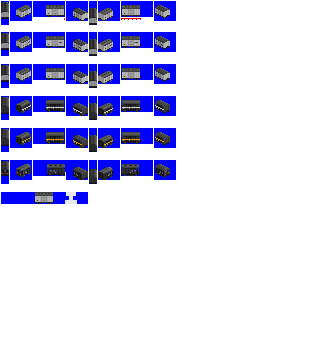
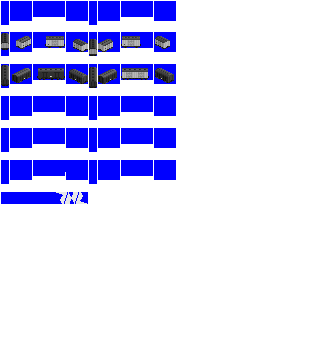
Before/after of a 332×361 layered artwork. What changed in the layer stack:
hid "re 2500" over [1, 2, 170, 204]
added layer "reki 1" above "waki 1 copy" over [1, 41, 174, 86]
